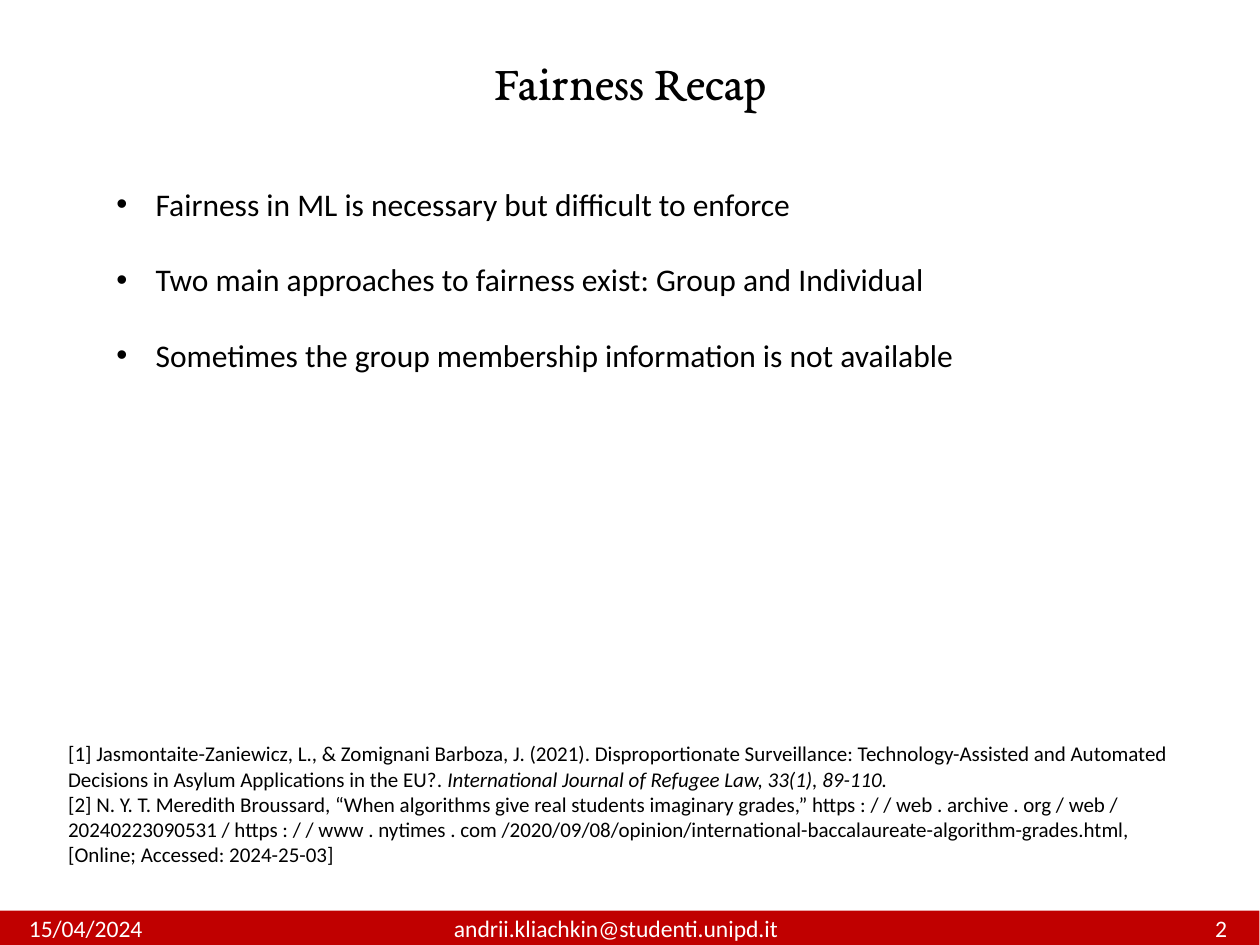
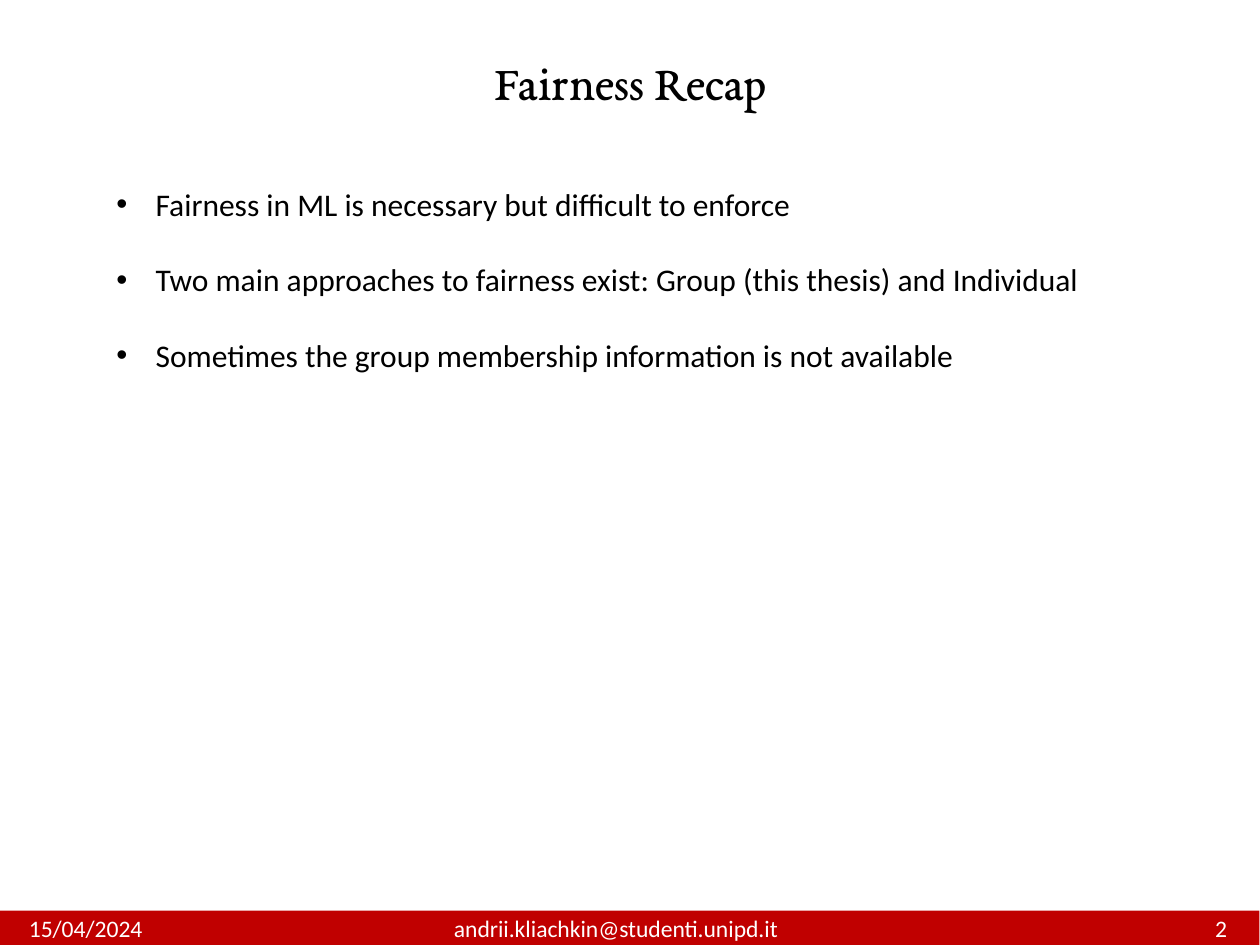
Before and after one commit to andrewklayk/unipd_thesis, a slide deck: slide 8 of AndriiKliachkin.pptx. Drawn at 1260x945 pixels with LibreOffice and Linux fonts; fonts in the diff are those of the drawing. Boxes give left, top, right and bottom in pixels: in the first picture for what was removed or moved away, otherwise in the second. Text is boxed around its words. In the diff, an @@ line names an element or a change of style, - is before the commit and + after.

```diff
--- a/AndriiKliachkin.pptx
+++ b/AndriiKliachkin.pptx
@@ text at (156,268,1078,296): text changed @@
-• Two main approaches to fairness exist: Group and Individual
+• Two main approaches to fairness exist: Group (this thesis) and Individual
@@ text removed at (68,746,1167,865) @@
-[1] Jasmontaite-Zaniewicz, L., & Zomignani Barboza, J. (2021). Disproportionate Surveillance: Technology-Assisted and Automated Decisions in Asylum Applications in the EU?. International Journal of Refugee Law, 33(1), 89-110.
-[2] N. Y. T. Meredith Broussard, “When algorithms give real students imaginary grades,” https : / / web . archive . org / web / 20240223090531 / https : / / www . nytimes . com /2020/09/08/opinion/international-baccalaureate-algorithm-grades.html, [Online; Accessed: 2024-25-03]
```
Also in this commit, not shown: 20 other slides changed, 7 slides added, 4 slides removed, 9 other files.
